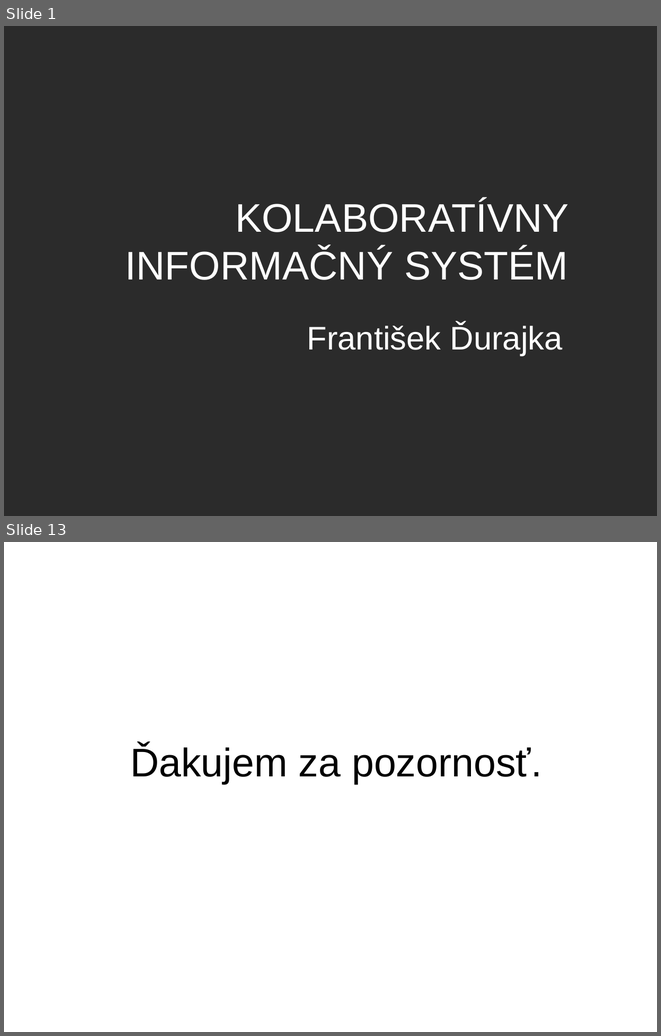
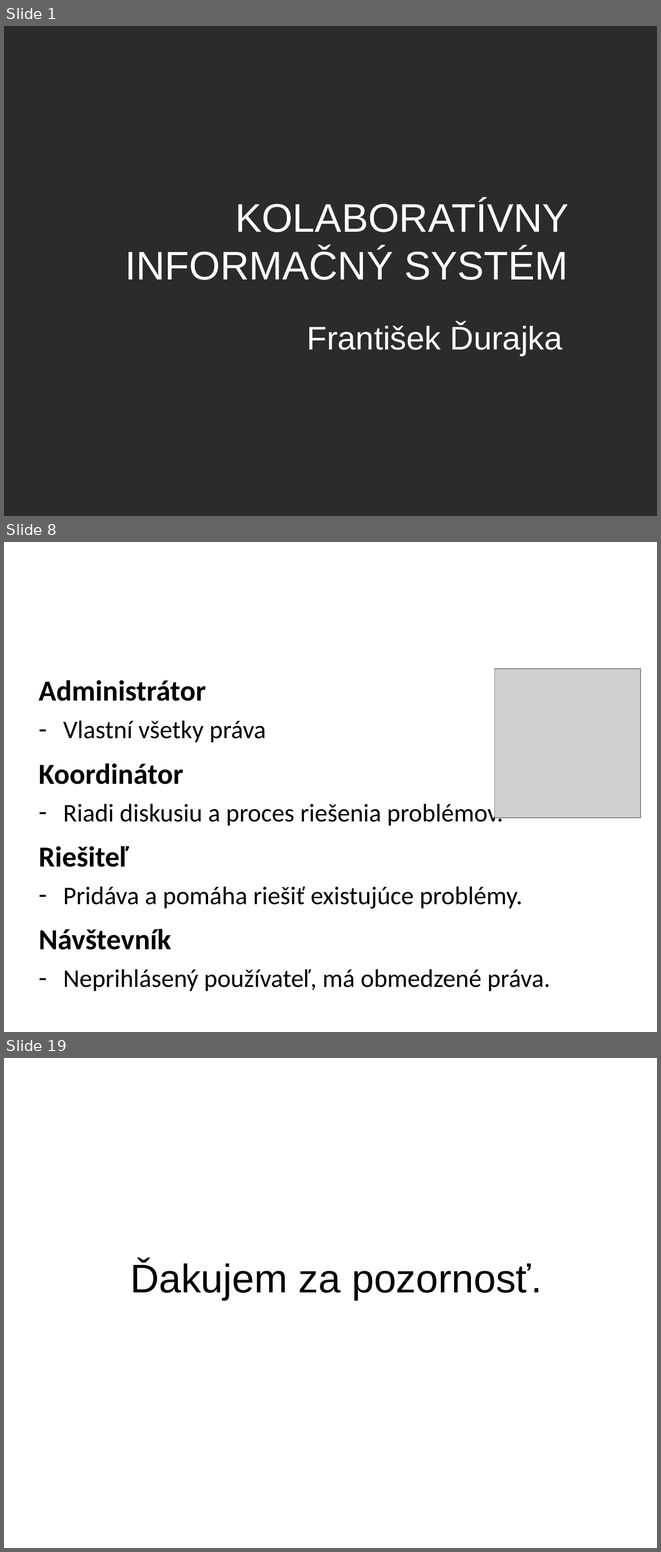
Before and after one commit to natalija4554/millenium, a slide deck: docs/Presentation/presentation.ppt. Shown one above the other, each under a label of ours: slides 1 and 13 before the commit, slides 1, 8 and 19 after it; the slides between them are not shown. The pictures are 661x1036 and 661x1552 pixels, drawn with LibreOffice and Linux fonts; fonts in the diff are those of the drawing; grey boxes stand for pictures; background and template pictures are left out; a plain dark background stands for a picture behind light text. Boxes give left, top, right and bottom in pixels: in the first picture for what was removed or moved away, otherwise in the second. Text is boxed around its words. In the diff, an @@ line names an element or a change of style, - is before the commit and + after.

```diff
--- a/docs/Presentation/presentation.ppt
+++ b/docs/Presentation/presentation.ppt
@@ slide 8 added at [4, 542, 657, 1032], background picture (left out) @@
@@ text added at [37, 560, 625, 642], 44 pt, text #FFFFFF @@
+Typy používateľov
@@ picture added at [494, 669, 641, 818] @@
@@ text added at [38, 680, 550, 991], 28 pt, text #000000 @@
+Administrátor
+– Vlastní všetky práva
+Koordinátor
+– Riadi diskusiu a proces riešenia problémov.
+Riešiteľ
+– Pridáva a pomáha riešiť existujúce problémy.
+Návštevník
+– Neprihlásený používateľ, má obmedzené práva.
@@ what was slide 13 is now slide 19 @@
```
Also in this commit, not shown: 3 slides changed, 13 other slides added, 8 slides removed, 31 other files.
